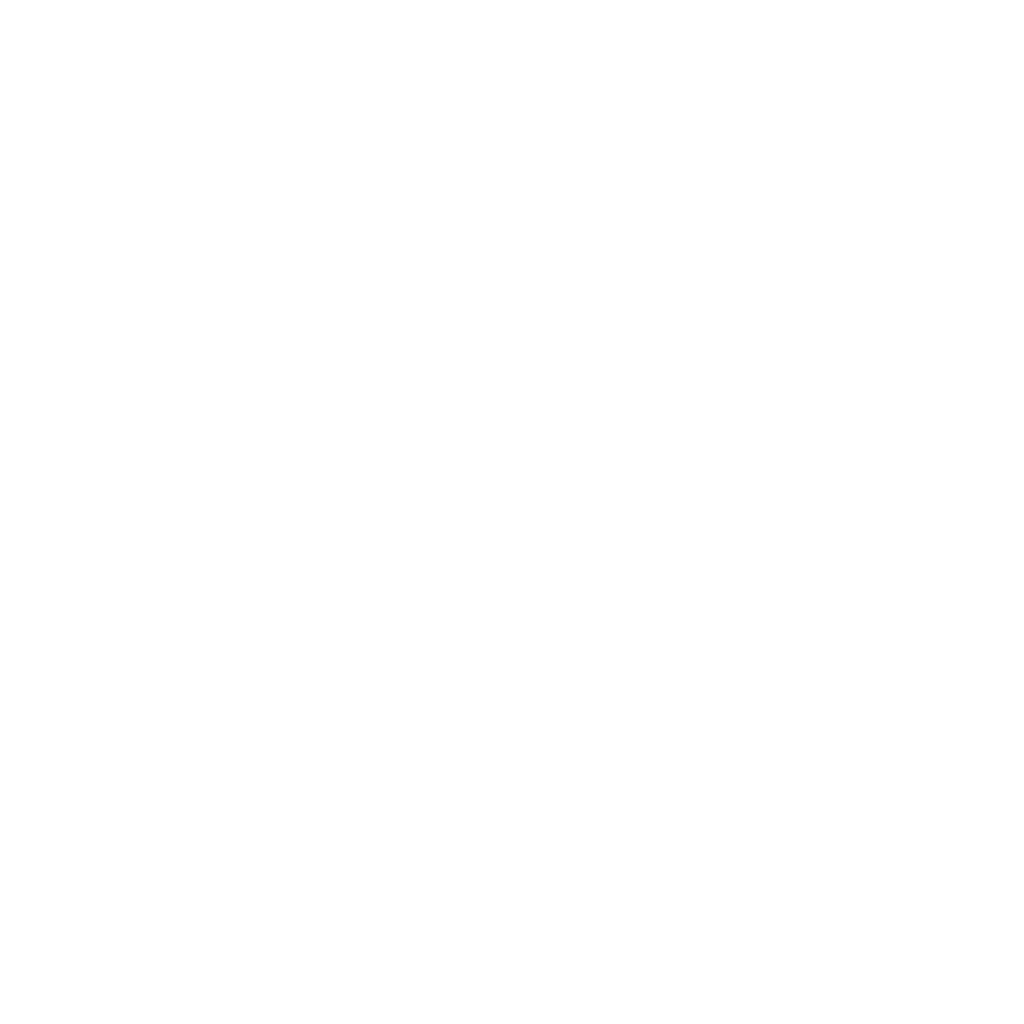
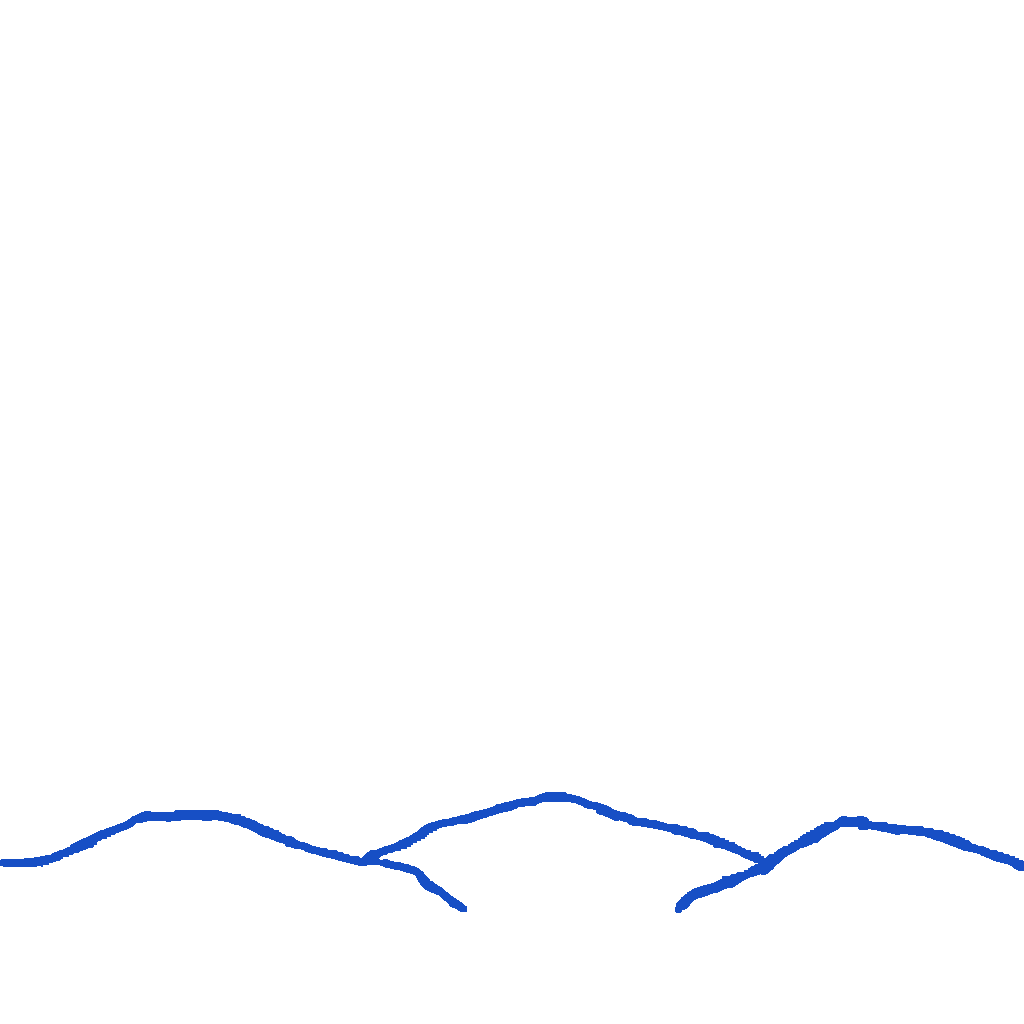
The second 1024 × 1024 image is a revision of the first. Changes to its layers:
showed "Hills", painted on it over [0, 792, 1024, 913]
